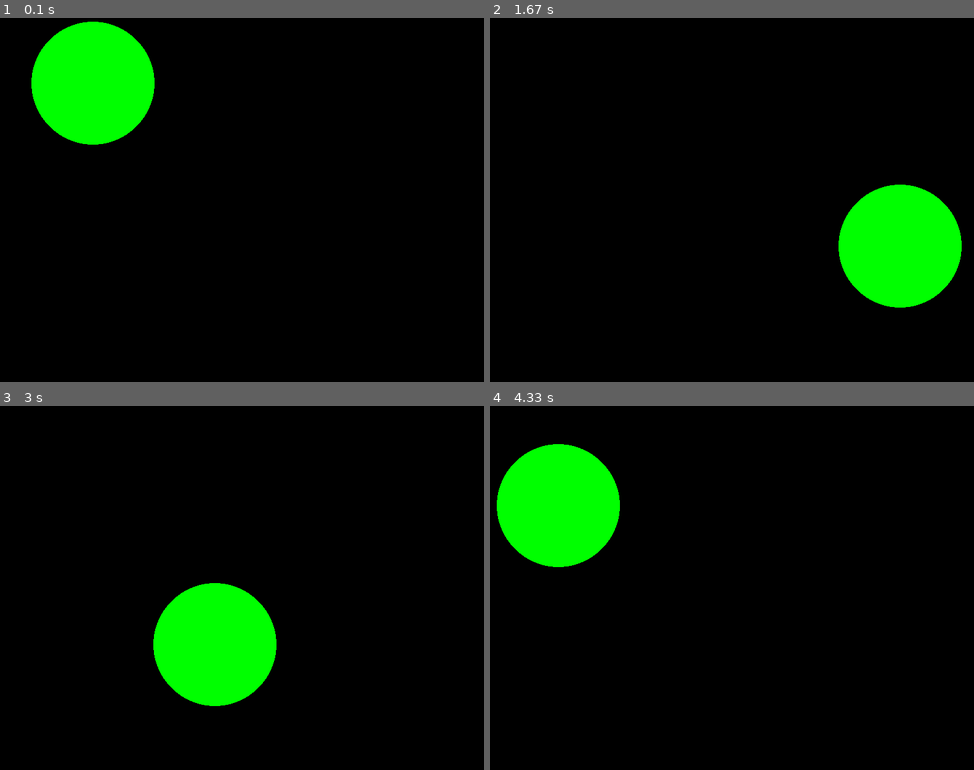
Above: before the commit, frames 1-4 (two rows, left to right).
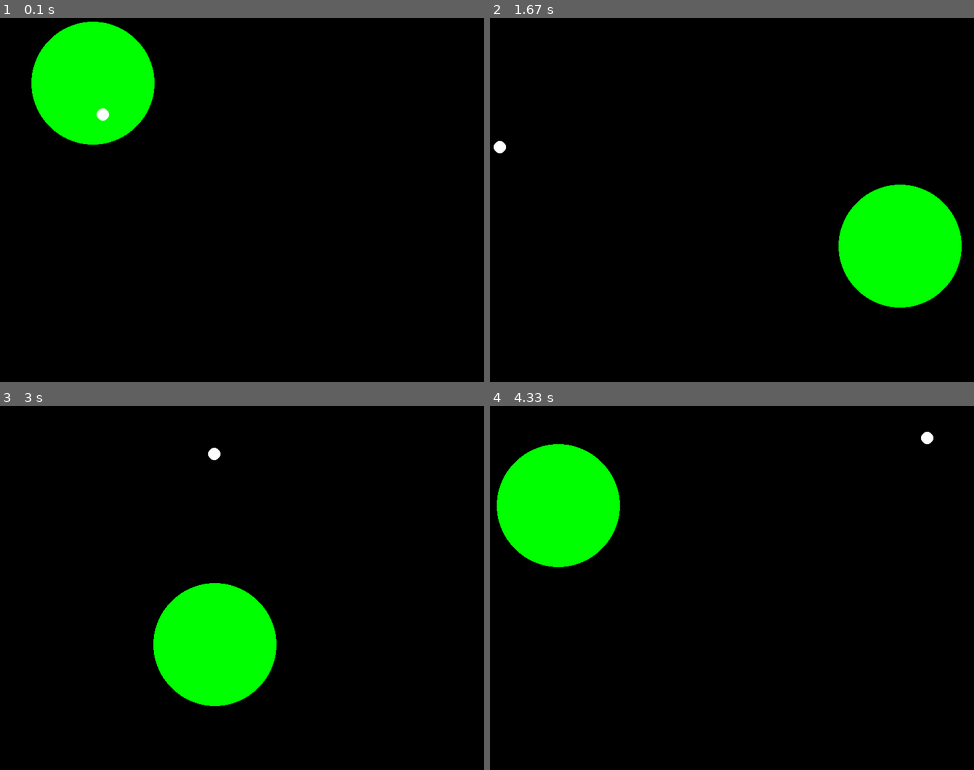
Above: after the commit, the same moments.

Repository: WorapatHongsetong/eng-s_y1_python3
Game: pygame game, started from day1(flying_circle)/flying_circle.py
The game is run twice, just before and just after one commit, with the same random seed, the same clock (stepped at 60 frames per second) and the same inputs.
Inputs:
- Up to frame 1 (0.1 s): no input
- Up to frame 2 (1.67 s): no input
- Up to frame 3 (3 s): no input
- Up to frame 4 (4.33 s): no input

The runs differ from the first frame. In frame 1, less than 0.1% of the frame differs, in the area x 19-23%, y 24-29%; in frame 2, less than 0.1%; in frame 3, less than 0.1%; in frame 4, less than 0.1%.

Commit message:
Add many circles

Diff:
--- a/day1(flying_circle)/flying_circle.py
+++ b/day1(flying_circle)/flying_circle.py
@@ -3,6 +3,9 @@
 import math
 
 class Circle:
+    """
+    Require: math
+    """
 
     def __init__(self,
                  radius: int,
@@ -45,14 +48,20 @@
         return (self.x - self.radius, self.x + self.radius, self.y - self.radius, self.y + self.radius)
 
 class Game_Circle(Circle):
+    """
+    Require: pygame
+    """
 
     def __init__(self, radius, color, x, y, magnitude = 1, direction = math.pi / 4):
         super().__init__(radius, x, y, magnitude, direction)
         self.color = color
 
-    def draw(self, surface: "pygame_surface") -> None:
+    def draw(self, surface) -> None:
         center = (int(self.x), int(self.y))
         pygame.draw.circle(surface, self.color, center, self.radius)
+
+
+
 
 
 pygame.init()
@@ -73,7 +82,10 @@
 
 
 # Hey Serhii, Play with this Args...
-circle = Game_Circle(100, GREEN, 100, 100, 20, 3) # radius, x, y, speed, starting_angle(rad)
+circles = (
+    Game_Circle(100, GREEN, 100, 100, 20, 3),
+    Game_Circle(10, (255,255,255), 100, 100, 20, 7)
+    )
 
 
 
@@ -87,20 +99,23 @@
 
     screen.fill(BLACK)
 
-    circle.draw(screen)
+    for element in circles:
 
-    circle.move()
+        element.draw(screen)
 
-    collision_box = circle.get_collision_box()
+        element.move()
 
-    if collision_box[0] < 0:
-        circle.reflect_angle(math.pi)
-    if collision_box[1] > SCREEN_WIDTH:
-        circle.reflect_angle(0)
-    if collision_box[2] < 0:
-        circle.reflect_angle(math.pi / 2)
-    if collision_box[3] > SCREEN_HEIGHT:
-        circle.reflect_angle(3 * math.pi / 2)
+        collision_box = element.get_collision_box()
+
+        if collision_box[0] < 0:
+            element.reflect_angle(math.pi)
+        if collision_box[1] > SCREEN_WIDTH:
+            element.reflect_angle(0)
+        if collision_box[2] < 0:
+            element.reflect_angle(math.pi / 2)
+        if collision_box[3] > SCREEN_HEIGHT:
+            element.reflect_angle(3 * math.pi / 2)
+
 
     pygame.display.flip()
     clock.tick(60)
